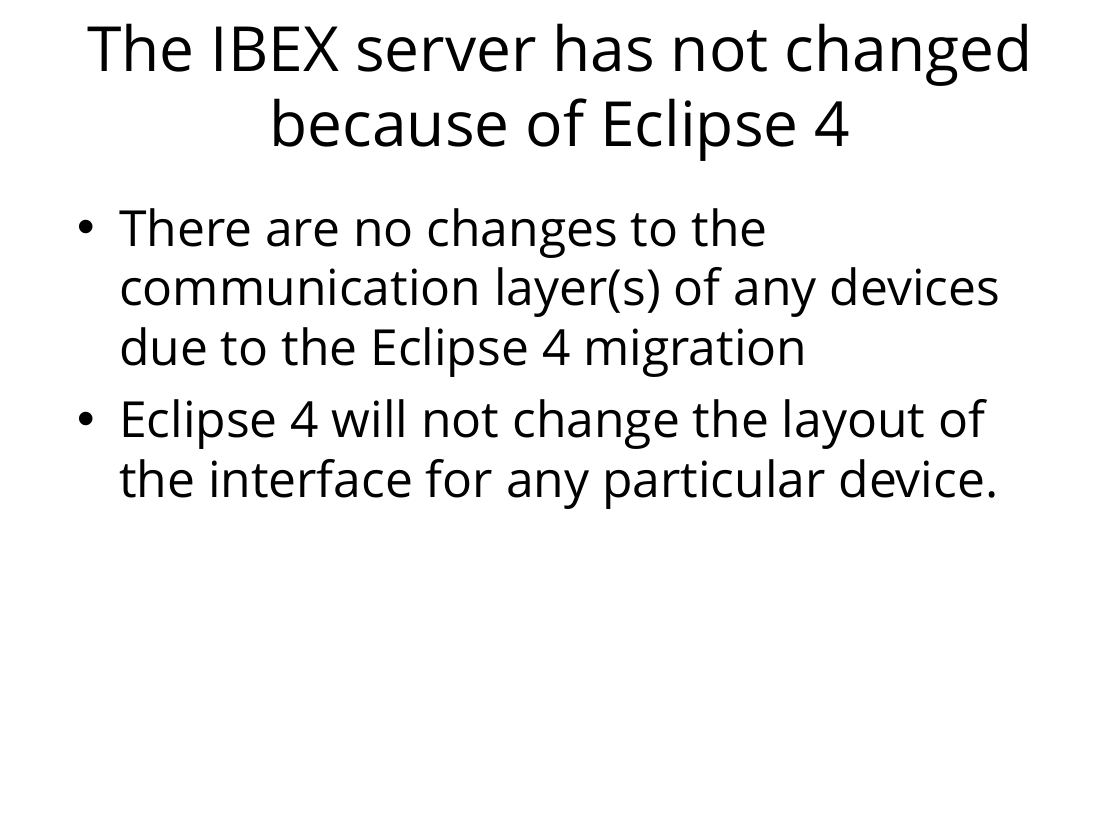
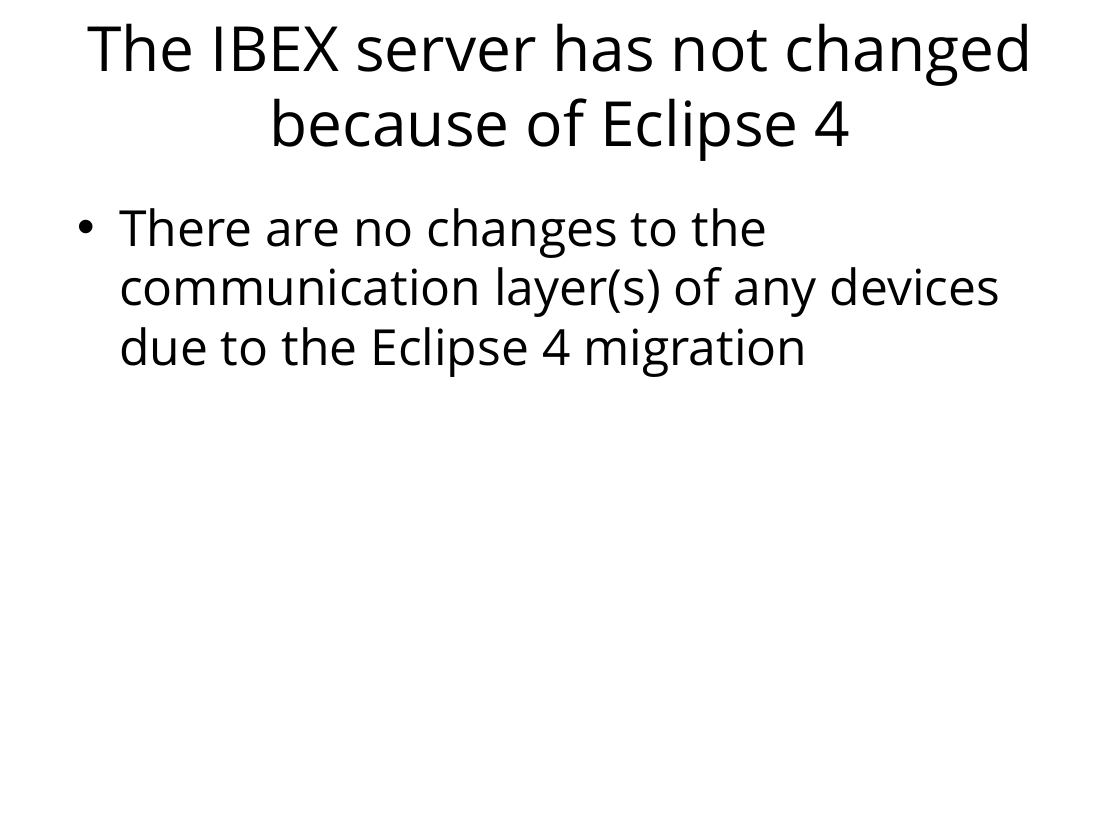
Before and after one commit to ISISComputingGroup/ibex_user_manual, a slide deck: slide 5 of eclipse_4_changes.ppt. Drawn at 1120x840 pixels with LibreOffice and Linux fonts; fonts in the diff are those of the drawing; background and template pictures are left out. Boxes give left, top, right and bottom in pixels: in the first picture for what was removed or moved away, otherwise in the second. Text is boxed around its words. In the diff, an @@ line names an element or a change of style, - is before the commit and + after.

```diff
--- a/eclipse_4_changes.ppt
+++ b/eclipse_4_changes.ppt
@@ text at box(119, 399, 999, 509): paragraph removed @@
-• Eclipse 4 will not change the layout of the interface for any particular device.
```
Also in this commit, not shown: 4 other slides changed.
